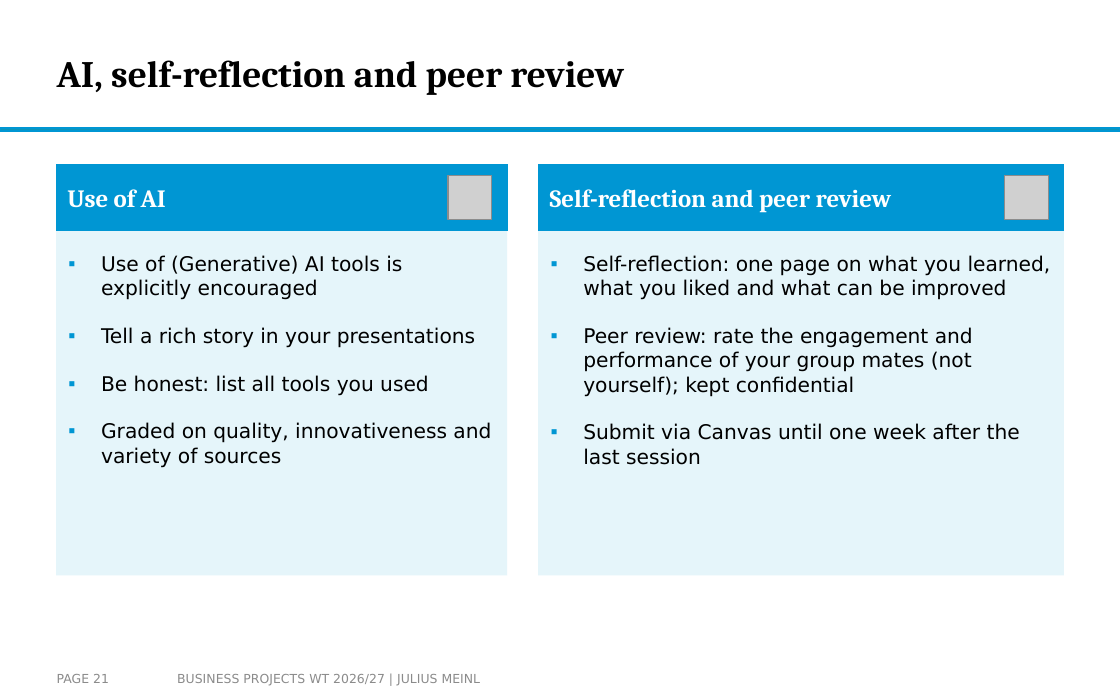
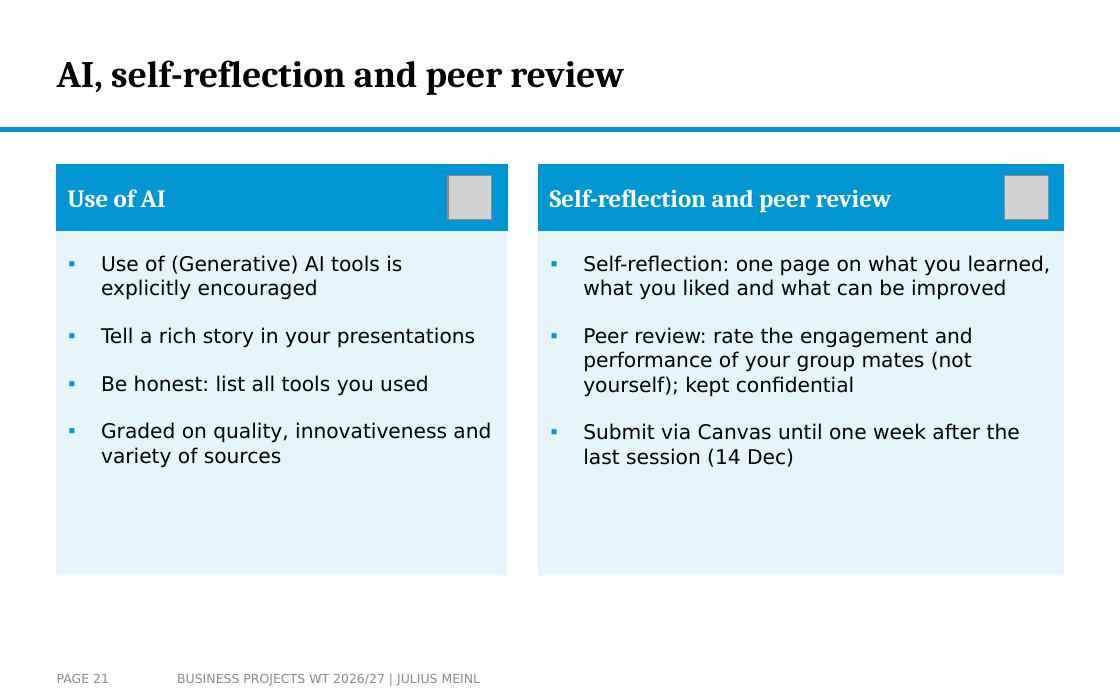
Before and after one commit to arnefloh-wu/ib-business-projects, a slide deck: slide 21 of WT26-27/Business Projects WT26-27 Slides.pptx. Drawn at 1120x700 pixels with LibreOffice and Linux fonts; fonts in the diff are those of the drawing; grey boxes stand for pictures; background and template pictures are left out. Boxes give left, top, right and bottom in pixels: in the first picture for what was removed or moved away, otherwise in the second. Text is boxed around its words. In the diff, an @@ line names an element or a change of style, - is before the commit and + after.

```diff
--- a/WT26-27/Business Projects WT26-27 Slides.pptx
+++ b/WT26-27/Business Projects WT26-27 Slides.pptx
@@ text at bbox=[583, 423, 1020, 467]: text changed @@
-▪ Submit via Canvas until one week after the last session
+▪ Submit via Canvas until one week after the last session (14 Dec)
```
Also in this commit, not shown: 1 other slide changed, 3 other files.
